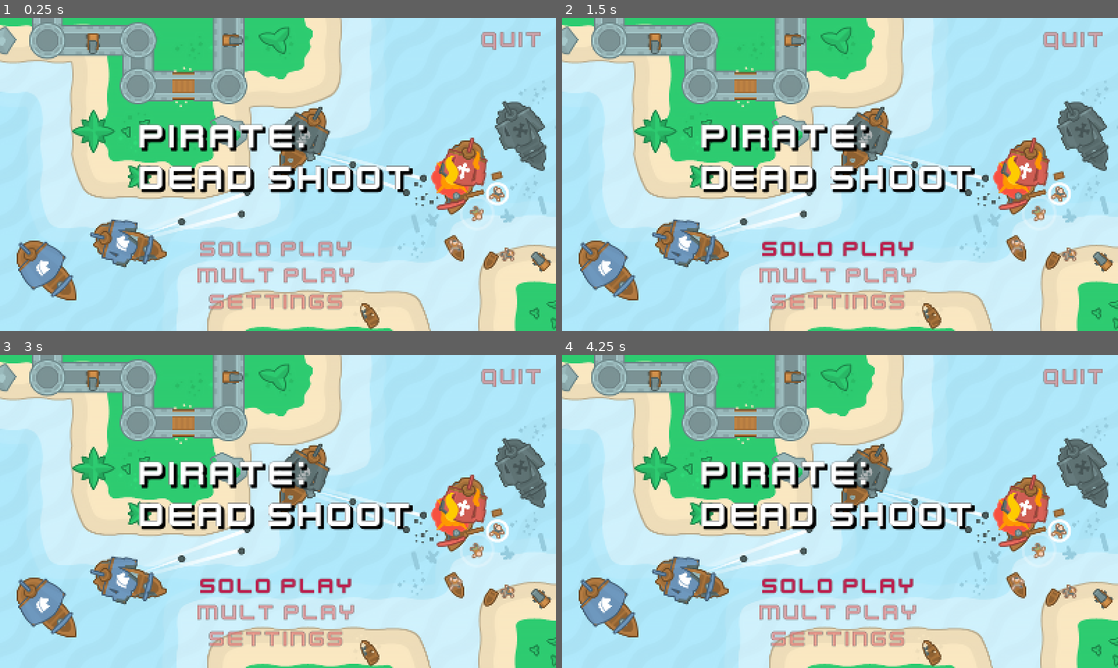
Above: before the commit, frames 1-4 (two rows, left to right).
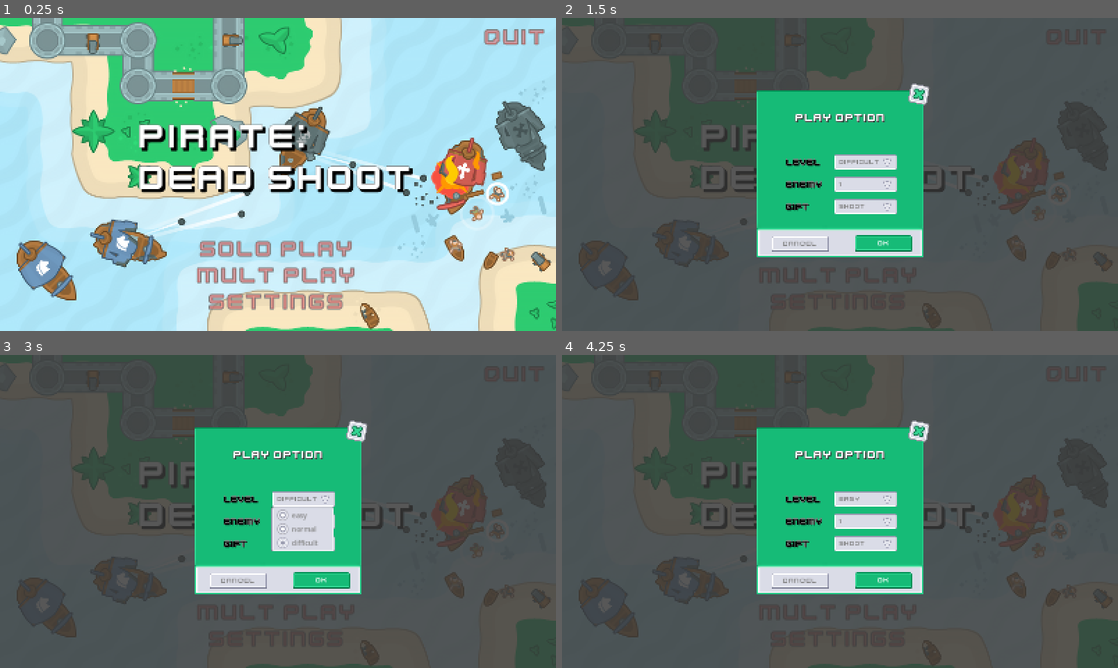
Above: after the commit, the same moments.

Repository: natsufumij-hut/albertgame-shoot
Game: Godot game, scene res://scenes/start_scene.tscn
Two runs of this game, one before a commit and one after it. Both use one fixed random seed, a clock stepped at 60 frames per second and the inputs below. The project has no main scene, so this scene is started directly.
Inputs (mouse positions are in pixels of both pictures, inside the frame that each line leads up to):
- Up to frame 1 (0.25 s): no input
- Up to frame 2 (1.5 s): click "settings" at 0.5 s; click "solo play" at 1.25 s
- Up to frame 3 (3 s): click (239, 580) at 2 s, where only the run after the commit has a clickable "cancel"; click (305, 498) at 2.75 s, where only the run after the commit has a clickable "difficult"
- Up to frame 4 (4.25 s): click (867, 520) at 3.5 s, where only the run after the commit has a clickable "1"

The runs differ from the first frame. In frame 1, 1.9% of the frame differs, in the area x 35-98%, y 3-94%; in frame 2, 99%, in the area x 0-100%, y 0-100%; in frame 3, 99%; in frame 4, 99%.

Commit message:
制作开始界面

Diff:
--- /dev/null
+++ b/controls/customs/game_button.gd
@@ -0,0 +1,23 @@
+extends Button
+
+@export var click_audio: AudioStream
+@export var hover_audio: AudioStream
+@onready var audio_stream_player: AudioStreamPlayer = $AudioStreamPlayer
+
+
+func _on_mouse_entered() -> void:
+	if hover_audio:
+		audio_stream_player.stream = hover_audio
+		audio_stream_player.play()
+
+
+func _on_button_down() -> void:
+	if click_audio:
+		audio_stream_player.stream = click_audio
+		audio_stream_player.play()
+
+
+func _on_focus_entered() -> void:
+	if hover_audio:
+		audio_stream_player.stream = hover_audio
+		audio_stream_player.play()
--- /dev/null
+++ b/controls/customs/game_button.tscn
@@ -0,0 +1,16 @@
+[gd_scene load_steps=4 format=3 uid="uid://4p60slxb4t86"]
+
+[ext_resource type="Script" uid="uid://b47vh7el730ki" path="res://controls/customs/game_button.gd" id="1_w52qj"]
+[ext_resource type="AudioStream" uid="uid://c2pm0efkj7dln" path="res://assets/audios/click3.ogg" id="2_araol"]
+[ext_resource type="AudioStream" uid="uid://bhaklpk5u2h65" path="res://assets/audios/click5.ogg" id="3_88w5n"]
+
+[node name="GameButton" type="Button"]
+script = ExtResource("1_w52qj")
+click_audio = ExtResource("2_araol")
+hover_audio = ExtResource("3_88w5n")
+
+[node name="AudioStreamPlayer" type="AudioStreamPlayer" parent="."]
+
+[connection signal="button_down" from="." to="." method="_on_button_down"]
+[connection signal="focus_entered" from="." to="." method="_on_focus_entered"]
+[connection signal="mouse_entered" from="." to="." method="_on_mouse_entered"]
--- a/resources/themes/global.tres
+++ b/resources/themes/global.tres
@@ -1,6 +1,10 @@
-[gd_resource type="Theme" load_steps=7 format=3 uid="uid://d120p7yico7r8"]
+[gd_resource type="Theme" load_steps=16 format=3 uid="uid://d120p7yico7r8"]
 
 [ext_resource type="FontFile" uid="uid://cyhfhfqcs8g0s" path="res://assets/fonts/Kenney Future.ttf" id="1_rb4rf"]
+[ext_resource type="Texture2D" uid="uid://d1e20mxvphhx" path="res://assets/images/kenney_ui-pack/Vector/Grey/button_rectangle_flat.svg" id="2_7o25s"]
+[ext_resource type="Texture2D" uid="uid://dhhads5ns2de0" path="res://assets/images/kenney_ui-pack/Vector/Grey/arrow_decorative_s_small.svg" id="2_dyisv"]
+[ext_resource type="Texture2D" uid="uid://bojfgvfj2wl47" path="res://assets/images/kenney_ui-pack/Vector/Grey/check_round_round_circle.svg" id="4_5tkca"]
+[ext_resource type="Texture2D" uid="uid://bmb36345xrthu" path="res://assets/images/kenney_ui-pack/Vector/Grey/check_round_grey_circle.svg" id="5_j5heg"]
 
 [sub_resource type="StyleBoxEmpty" id="StyleBoxEmpty_7o25s"]
 
@@ -12,6 +16,53 @@
 
 [sub_resource type="StyleBoxEmpty" id="StyleBoxEmpty_hshku"]
 
+[sub_resource type="StyleBoxTexture" id="StyleBoxTexture_dyisv"]
+content_margin_left = 15.0
+content_margin_top = 10.0
+content_margin_bottom = 10.0
+texture = ExtResource("2_7o25s")
+texture_margin_left = 6.22419
+texture_margin_top = 5.02723
+texture_margin_right = 5.50602
+texture_margin_bottom = 5.74541
+
+[sub_resource type="StyleBoxTexture" id="StyleBoxTexture_hshku"]
+content_margin_left = 15.0
+content_margin_top = 10.0
+content_margin_bottom = 10.0
+texture = ExtResource("2_7o25s")
+texture_margin_left = 6.22419
+texture_margin_top = 5.02723
+texture_margin_right = 5.50602
+texture_margin_bottom = 5.74541
+
+[sub_resource type="StyleBoxTexture" id="StyleBoxTexture_5tkca"]
+content_margin_left = 15.0
+content_margin_top = 10.0
+content_margin_bottom = 10.0
+texture = ExtResource("2_7o25s")
+texture_margin_left = 6.22419
+texture_margin_top = 5.02723
+texture_margin_right = 5.50602
+texture_margin_bottom = 5.74541
+
+[sub_resource type="StyleBoxTexture" id="StyleBoxTexture_j5heg"]
+content_margin_left = 15.0
+content_margin_top = 10.0
+content_margin_bottom = 10.0
+texture = ExtResource("2_7o25s")
+texture_margin_left = 6.22419
+texture_margin_top = 5.02723
+texture_margin_right = 5.50602
+texture_margin_bottom = 5.74541
+
+[sub_resource type="StyleBoxTexture" id="StyleBoxTexture_dkwn6"]
+texture = ExtResource("2_7o25s")
+texture_margin_left = 6.22419
+texture_margin_top = 5.02723
+texture_margin_right = 5.50602
+texture_margin_bottom = 5.74541
+
 [resource]
 Button/colors/font_color = Color(0.921569, 0.423529, 0.423529, 0.541176)
 Button/colors/font_focus_color = Color(0.728173, 0.127959, 0.30909, 1)
@@ -20,8 +71,10 @@
 Button/colors/font_outline_color = Color(0.501961, 0.501961, 0.501961, 1)
 Button/colors/font_pressed_color = Color(0.921569, 0.423529, 0.423529, 0.541176)
 Button/colors/icon_disabled_color = Color(0.329412, 0.301961, 0.321569, 0.4)
-Button/constants/icon_max_width = 24
-Button/constants/outline_size = 5
+Button/colors/icon_focus_color = Color(1, 1, 1, 1)
+Button/colors/icon_hover_color = Color(1, 1, 1, 1)
+Button/colors/icon_pressed_color = Color(1, 1, 1, 1)
+Button/constants/outline_size = 10
 Button/font_sizes/font_size = 64
 Button/fonts/font = ExtResource("1_rb4rf")
 Button/styles/disabled = SubResource("StyleBoxEmpty_7o25s")
@@ -35,5 +88,28 @@
 Label/constants/shadow_offset_x = 2
 Label/constants/shadow_offset_y = 2
 Label/constants/shadow_outline_size = 2
-Label/font_sizes/font_size = 64
+Label/font_sizes/font_size = 24
 Label/fonts/font = ExtResource("1_rb4rf")
+OptionButton/colors/font_color = Color(0.501961, 0.501961, 0.501961, 1)
+OptionButton/colors/font_focus_color = Color(0.501961, 0.501961, 0.501961, 1)
+OptionButton/colors/font_hover_color = Color(0.501961, 0.501961, 0.501961, 1)
+OptionButton/colors/font_hover_pressed_color = Color(0.501961, 0.501961, 0.501961, 1)
+OptionButton/colors/font_outline_color = Color(0, 0, 0, 0.00784314)
+OptionButton/colors/font_pressed_color = Color(0.501961, 0.501961, 0.501961, 1)
+OptionButton/constants/arrow_margin = 16
+OptionButton/font_sizes/font_size = 18
+OptionButton/icons/arrow = ExtResource("2_dyisv")
+OptionButton/styles/focus = SubResource("StyleBoxTexture_dyisv")
+OptionButton/styles/hover = SubResource("StyleBoxTexture_hshku")
+OptionButton/styles/normal = SubResource("StyleBoxTexture_5tkca")
+OptionButton/styles/pressed = SubResource("StyleBoxTexture_j5heg")
+PopupMenu/colors/font_color = Color(0.501961, 0.501961, 0.501961, 1)
+PopupMenu/constants/h_separation = 10
+PopupMenu/constants/item_end_padding = 10
+PopupMenu/constants/item_start_padding = 10
+PopupMenu/constants/v_separation = 8
+PopupMenu/font_sizes/font_size = 20
+PopupMenu/font_sizes/title_font_size = 24
+PopupMenu/icons/radio_checked = ExtResource("4_5tkca")
+PopupMenu/icons/radio_unchecked = ExtResource("5_j5heg")
+PopupMenu/styles/panel = SubResource("StyleBoxTexture_dkwn6")
--- /dev/null
+++ b/resources/themes/green_button.tres
@@ -0,0 +1,51 @@
+[gd_resource type="Theme" load_steps=9 format=3 uid="uid://doft4ah2mik0u"]
+
+[ext_resource type="FontFile" uid="uid://cyhfhfqcs8g0s" path="res://assets/fonts/Kenney Future.ttf" id="1_trfnn"]
+[ext_resource type="Texture2D" uid="uid://pu0di7ulmamo" path="res://assets/images/kenney_ui-pack/Vector/Green/button_square_depth_flat.svg" id="4_x4baq"]
+[ext_resource type="Texture2D" uid="uid://45bykeq7y2r4" path="res://assets/images/kenney_ui-pack/Vector/Green/button_square_flat.svg" id="5_finla"]
+
+[sub_resource type="StyleBoxEmpty" id="StyleBoxEmpty_trfnn"]
+
+[sub_resource type="StyleBoxTexture" id="StyleBoxTexture_x4baq"]
+texture = ExtResource("4_x4baq")
+texture_margin_left = 4.78784
+texture_margin_top = 5.02723
+texture_margin_right = 5.50602
+texture_margin_bottom = 8.61811
+
+[sub_resource type="StyleBoxTexture" id="StyleBoxTexture_finla"]
+texture = ExtResource("5_finla")
+texture_margin_left = 7.42115
+texture_margin_top = 4.06966
+texture_margin_right = 5.74541
+texture_margin_bottom = 5.9848
+
+[sub_resource type="StyleBoxTexture" id="StyleBoxTexture_ljhvi"]
+texture = ExtResource("4_x4baq")
+texture_margin_left = 4.78784
+texture_margin_top = 5.02723
+texture_margin_right = 5.50602
+texture_margin_bottom = 8.61811
+
+[sub_resource type="StyleBoxTexture" id="StyleBoxTexture_mcth7"]
+texture = ExtResource("5_finla")
+texture_margin_left = 7.42115
+texture_margin_top = 4.06966
+texture_margin_right = 5.74541
+texture_margin_bottom = 5.9848
+
+[resource]
+Button/colors/font_color = Color(1, 1, 1, 1)
+Button/colors/font_focus_color = Color(1, 1, 1, 0.898039)
+Button/colors/font_hover_color = Color(1, 1, 1, 0.898039)
+Button/colors/font_hover_pressed_color = Color(1, 1, 1, 0.898039)
+Button/colors/font_outline_color = Color(0, 0, 0, 0)
+Button/colors/font_pressed_color = Color(1, 1, 1, 0.898039)
+Button/constants/outline_size = 0
+Button/font_sizes/font_size = 20
+Button/fonts/font = ExtResource("1_trfnn")
+Button/styles/focus = SubResource("StyleBoxEmpty_trfnn")
+Button/styles/hover = SubResource("StyleBoxTexture_x4baq")
+Button/styles/hover_pressed = SubResource("StyleBoxTexture_finla")
+Button/styles/normal = SubResource("StyleBoxTexture_ljhvi")
+Button/styles/pressed = SubResource("StyleBoxTexture_mcth7")
--- /dev/null
+++ b/resources/themes/grey_button.tres
@@ -0,0 +1,51 @@
+[gd_resource type="Theme" load_steps=9 format=3 uid="uid://cur0wlwtwwe6"]
+
+[ext_resource type="FontFile" uid="uid://cyhfhfqcs8g0s" path="res://assets/fonts/Kenney Future.ttf" id="1_e3b2v"]
+[ext_resource type="Texture2D" uid="uid://dr2lo2v136rek" path="res://assets/images/kenney_ui-pack/Vector/Grey/button_square_depth_flat.svg" id="2_702lb"]
+[ext_resource type="Texture2D" uid="uid://clt2k3lfrvhhj" path="res://assets/images/kenney_ui-pack/Vector/Grey/button_square_gradient.svg" id="3_r4o5d"]
+
+[sub_resource type="StyleBoxEmpty" id="StyleBoxEmpty_e3b2v"]
+
+[sub_resource type="StyleBoxTexture" id="StyleBoxTexture_702lb"]
+texture = ExtResource("2_702lb")
+texture_margin_left = 4.78784
+texture_margin_top = 5.02723
+texture_margin_right = 5.50602
+texture_margin_bottom = 8.61811
+
+[sub_resource type="StyleBoxTexture" id="StyleBoxTexture_royqy"]
+texture = ExtResource("3_r4o5d")
+texture_margin_left = 7.42115
+texture_margin_top = 4.06966
+texture_margin_right = 5.74541
+texture_margin_bottom = 5.9848
+
+[sub_resource type="StyleBoxTexture" id="StyleBoxTexture_ljhvi"]
+texture = ExtResource("2_702lb")
+texture_margin_left = 4.78784
+texture_margin_top = 5.02723
+texture_margin_right = 5.50602
+texture_margin_bottom = 8.61811
+
+[sub_resource type="StyleBoxTexture" id="StyleBoxTexture_mcth7"]
+texture = ExtResource("3_r4o5d")
+texture_margin_left = 7.42115
+texture_margin_top = 4.06966
+texture_margin_right = 5.74541
+texture_margin_bottom = 5.9848
+
+[resource]
+Button/colors/font_color = Color(0.501961, 0.501961, 0.501961, 1)
+Button/colors/font_focus_color = Color(0.501961, 0.501961, 0.501961, 1)
+Button/colors/font_hover_color = Color(0.501961, 0.501961, 0.501961, 0.819608)
+Button/colors/font_hover_pressed_color = Color(0.501961, 0.501961, 0.501961, 0.819608)
+Button/colors/font_outline_color = Color(0, 0, 0, 0)
+Button/colors/font_pressed_color = Color(0.501961, 0.501961, 0.501961, 0.819608)
+Button/constants/outline_size = 0
+Button/font_sizes/font_size = 20
+Button/fonts/font = ExtResource("1_e3b2v")
+Button/styles/focus = SubResource("StyleBoxEmpty_e3b2v")
+Button/styles/hover = SubResource("StyleBoxTexture_702lb")
+Button/styles/hover_pressed = SubResource("StyleBoxTexture_royqy")
+Button/styles/normal = SubResource("StyleBoxTexture_ljhvi")
+Button/styles/pressed = SubResource("StyleBoxTexture_mcth7")
--- /dev/null
+++ b/scenes/start_scene.gd
@@ -0,0 +1,14 @@
+extends Node2D
+
+@onready var solo_option: Control = $HUD/SoloOption
+
+func _on_solo_pressed() -> void:
+	solo_option.show()
+
+
+func _on_solo_close_pressed() -> void:
+	solo_option.hide()
+
+
+func _on_quit_pressed() -> void:
+	get_tree().quit()
--- a/scenes/start_scene.tscn
+++ b/scenes/start_scene.tscn
@@ -1,20 +1,38 @@
-[gd_scene load_steps=2 format=3 uid="uid://cno8k56lsoxmv"]
-
+[gd_scene load_steps=9 format=3 uid="uid://cno8k56lsoxmv"]
+
+[ext_resource type="Script" uid="uid://0407tkruj7qv" path="res://scenes/start_scene.gd" id="1_2525w"]
 [ext_resource type="Texture2D" uid="uid://b4oqct0labn0i" path="res://assets/images/Sample.png" id="1_cokmr"]
+[ext_resource type="PackedScene" uid="uid://4p60slxb4t86" path="res://controls/customs/game_button.tscn" id="2_3tgnh"]
+[ext_resource type="Texture2D" uid="uid://cjwauslosg52h" path="res://assets/images/kenney_ui-pack/Vector/Green/button_square_border.svg" id="3_i331m"]
+[ext_resource type="Texture2D" uid="uid://45bykeq7y2r4" path="res://assets/images/kenney_ui-pack/Vector/Green/button_square_flat.svg" id="4_0kdh5"]
+[ext_resource type="Theme" uid="uid://cur0wlwtwwe6" path="res://resources/themes/grey_button.tres" id="4_sg87u"]
+[ext_resource type="Texture2D" uid="uid://c1qyvxlome3x" path="res://assets/images/kenney_ui-pack/Vector/Green/check_square_grey_cross.svg" id="5_0kdh5"]
+[ext_resource type="Theme" uid="uid://doft4ah2mik0u" path="res://resources/themes/green_button.tres" id="5_2l3yw"]
 
 [node name="StartScene" type="Node2D"]
+script = ExtResource("1_2525w")
 
 [node name="HUD" type="CanvasLayer" parent="."]
 
-[node name="TextureRect" type="TextureRect" parent="HUD"]
+[node name="Titled" type="Control" parent="HUD"]
+layout_mode = 3
 anchors_preset = 15
 anchor_right = 1.0
 anchor_bottom = 1.0
 grow_horizontal = 2
 grow_vertical = 2
+
+[node name="TextureRect" type="TextureRect" parent="HUD/Titled"]
+layout_mode = 1
+anchors_preset = 15
+anchor_right = 1.0
+anchor_bottom = 1.0
+grow_horizontal = 2
+grow_vertical = 2
 texture = ExtResource("1_cokmr")
 
-[node name="Title" type="Label" parent="HUD"]
+[node name="Title" type="Label" parent="HUD/Titled"]
+layout_mode = 1
 anchors_preset = 8
 anchor_left = 0.5
 anchor_top = 0.5
@@ -33,7 +51,8 @@
 text = "PIRATE:
 DEAD SHOOT"
 
-[node name="Menu" type="VBoxContainer" parent="HUD"]
+[node name="Menu" type="VBoxContainer" parent="HUD/Titled"]
+layout_mode = 1
 anchors_preset = 7
 anchor_left = 0.5
 anchor_top = 1.0
@@ -44,35 +63,240 @@
 offset_right = 270.0
 grow_horizontal = 2
 grow_vertical = 0
-focus_next = NodePath("../Quit")
-
-[node name="Solo" type="Button" parent="HUD/Menu"]
+
+[node name="Solo" parent="HUD/Titled/Menu" instance=ExtResource("2_3tgnh")]
 layout_mode = 2
 focus_neighbor_top = NodePath("../../Quit")
 focus_neighbor_bottom = NodePath("../Multi")
 text = "solo play"
 
-[node name="Multi" type="Button" parent="HUD/Menu"]
+[node name="Multi" parent="HUD/Titled/Menu" instance=ExtResource("2_3tgnh")]
 layout_mode = 2
 focus_neighbor_top = NodePath("../Solo")
 focus_neighbor_bottom = NodePath("../Setting")
 text = "mult play"
 
-[node name="Setting" type="Button" parent="HUD/Menu"]
+[node name="Setting" parent="HUD/Titled/Menu" instance=ExtResource("2_3tgnh")]
 layout_mode = 2
 focus_neighbor_top = NodePath("../Multi")
 focus_neighbor_bottom = NodePath("../../Quit")
 text = "settings"
 
-[node name="Quit" type="Button" parent="HUD"]
+[node name="Quit" parent="HUD/Titled" instance=ExtResource("2_3tgnh")]
+layout_mode = 1
 anchors_preset = 1
 anchor_left = 1.0
 anchor_right = 1.0
-offset_left = -213.0
-offset_top = 26.0
-offset_right = -32.0
-offset_bottom = 98.0
+offset_left = -204.0
+offset_top = 19.0
+offset_right = -23.0
+offset_bottom = 91.0
 grow_horizontal = 0
 focus_neighbor_top = NodePath("../Menu/Setting")
 focus_neighbor_bottom = NodePath("../Menu/Solo")
-text = "quit"
+text = "QUIT"
+
+[node name="SoloOption" type="Control" parent="HUD"]
+visible = false
+layout_mode = 3
+anchors_preset = 15
+anchor_right = 1.0
+anchor_bottom = 1.0
+grow_horizontal = 2
+grow_vertical = 2
+
+[node name="ColorRect" type="ColorRect" parent="HUD/SoloOption"]
+layout_mode = 1
+anchors_preset = 15
+anchor_right = 1.0
+anchor_bottom = 1.0
+grow_horizontal = 2
+grow_vertical = 2
+color = Color(0.219608, 0.219608, 0.219608, 0.843137)
+
+[node name="Option" type="Control" parent="HUD/SoloOption"]
+custom_minimum_size = Vector2(483, 480)
+layout_mode = 1
+anchors_preset = 8
+anchor_left = 0.5
+anchor_top = 0.5
+anchor_right = 0.5
+anchor_bottom = 0.5
+offset_left = -241.5
+offset_top = -240.0
+offset_right = 241.5
+offset_bottom = 240.0
+grow_horizontal = 2
+grow_vertical = 2
+
+[node name="Panel2" type="NinePatchRect" parent="HUD/SoloOption/Option"]
+custom_minimum_size = Vector2(0, 86)
+layout_mode = 1
+anchors_preset = 12
+anchor_top = 1.0
+anchor_right = 1.0
+anchor_bottom = 1.0
+offset_top = -16.0
+grow_horizontal = 2
+grow_vertical = 0
+texture = ExtResource("3_i331m")
+region_rect = Rect2(0, 0.162224, 64, 63.8378)
+patch_margin_left = 8
+patch_margin_top = 8
+patch_margin_right = 8
+patch_margin_bottom = 8
+
+[node name="cancel" parent="HUD/SoloOption/Option/Panel2" instance=ExtResource("2_3tgnh")]
+layout_mode = 0
+offset_left = 44.0
+offset_top = 23.0
+offset_right = 208.0
+offset_bottom = 70.0
+theme = ExtResource("4_sg87u")
+text = "cancel"
+
+[node name="ok" parent="HUD/SoloOption/Option/Panel2" instance=ExtResource("2_3tgnh")]
+layout_mode = 1
+offset_left = 283.5
+offset_top = 22.0
+offset_right = 447.5
+offset_bottom = 69.0
+theme = ExtResource("5_2l3yw")
+text = "ok"
+
+[node name="Panel1" type="NinePatchRect" parent="HUD/SoloOption/Option"]
+custom_minimum_size = Vector2(483, 400)
+layout_mode = 1
+anchors_preset = 8
+anchor_left = 0.5
+anchor_top = 0.5
+anchor_right = 0.5
+anchor_bottom = 0.5
+offset_left = -241.5
+offset_top = -240.0
+offset_right = 241.5
+offset_bottom = 157.0
+grow_horizontal = 2
+grow_vertical = 2
+texture = ExtResource("4_0kdh5")
+region_rect = Rect2(0, 0.162224, 64, 63.8378)
+patch_margin_left = 5
+patch_margin_top = 5
+patch_margin_right = 5
+patch_margin_bottom = 4
+
+[node name="tit" type="Label" parent="HUD/SoloOption/Option/Panel1"]
+layout_mode = 1
+anchors_preset = 5
+anchor_left = 0.5
+anchor_right = 0.5
+offset_left = -129.0
+offset_top = 59.5
+offset_right = 132.0
+offset_bottom = 95.5
+grow_horizontal = 2
+theme_override_font_sizes/font_size = 32
+text = "play option"
+
+[node name="items" type="VBoxContainer" parent="HUD/SoloOption/Option/Panel1"]
+custom_minimum_size = Vector2(319, 72)
+layout_mode = 1
+anchors_preset = 7
+anchor_left = 0.5
+anchor_top = 1.0
+anchor_right = 0.5
+anchor_bottom = 1.0
+offset_left = -156.0
+offset_top = -216.5
+offset_right = 163.0
+offset_bottom = -44.5
+grow_horizontal = 2
+grow_vertical = 0
+theme_override_constants/separation = 20
+
+[node name="itemlevel" type="HBoxContainer" parent="HUD/SoloOption/Option/Panel1/items"]
+layout_mode = 2
+
+[node name="Label" type="Label" parent="HUD/SoloOption/Option/Panel1/items/itemlevel"]
+layout_mode = 2
+theme_override_colors/font_color = Color(0, 0, 0, 1)
+theme_override_font_sizes/font_size = 24
+text = "level"
+
+[node name="level" type="OptionButton" parent="HUD/SoloOption/Option/Panel1/items/itemlevel"]
+custom_minimum_size = Vector2(181, 0)
+layout_mode = 2
+size_flags_horizontal = 10
+selected = 2
+item_count = 3
+popup/item_0/text = "easy"
+popup/item_0/id = 0
+popup/item_1/text = "normal"
+popup/item_1/id = 1
+popup/item_2/text = "difficult"
+popup/item_2/id = 2
+
+[node name="itemlevel2" type="HBoxContainer" parent="HUD/SoloOption/Option/Panel1/items"]
+layout_mode = 2
+
+[node name="Label" type="Label" parent="HUD/SoloOption/Option/Panel1/items/itemlevel2"]
+layout_mode = 2
+theme_override_colors/font_color = Color(0, 0, 0, 1)
+theme_override_font_sizes/font_size = 24
+text = "enemy"
+
+[node name="level" type="OptionButton" parent="HUD/SoloOption/Option/Panel1/items/itemlevel2"]
+custom_minimum_size = Vector2(181, 0)
+layout_mode = 2
+size_flags_horizontal = 10
+selected = 0
+item_count = 4
+popup/item_0/text = "1"
+popup/item_0/id = 0
+popup/item_1/text = "2"
+popup/item_1/id = 1
+popup/item_2/text = "3"
+popup/item_2/id = 2
+popup/item_3/text = "4"
+popup/item_3/id = 3
+
+[node name="itemlevel3" type="HBoxContainer" parent="HUD/SoloOption/Option/Panel1/items"]
+layout_mode = 2
+
+[node name="Label" type="Label" parent="HUD/SoloOption/Option/Panel1/items/itemlevel3"]
+layout_mode = 2
+theme_override_colors/font_color = Color(0, 0, 0, 1)
+theme_override_font_sizes/font_size = 24
+text = "gift"
+
+[node name="level" type="OptionButton" parent="HUD/SoloOption/Option/Panel1/items/itemlevel3"]
+custom_minimum_size = Vector2(181, 0)
+layout_mode = 2
+size_flags_horizontal = 10
+selected = 0
+item_count = 3
+popup/item_0/text = "shoot"
+popup/item_0/id = 0
+popup/item_1/text = "heal"
+popup/item_1/id = 1
+popup/item_2/text = "lucky"
+popup/item_2/id = 2
+
+[node name="SoloClose" parent="HUD/SoloOption/Option" instance=ExtResource("2_3tgnh")]
+layout_mode = 1
+anchors_preset = 1
+anchor_left = 1.0
+anchor_right = 1.0
+offset_left = -36.5
+offset_top = -23.0
+offset_right = 18.5
+offset_bottom = 32.0
+grow_horizontal = 0
+rotation = 0.197222
+icon = ExtResource("5_0kdh5")
+icon_alignment = 1
+expand_icon = true
+
+[connection signal="pressed" from="HUD/Titled/Menu/Solo" to="." method="_on_solo_pressed"]
+[connection signal="pressed" from="HUD/Titled/Quit" to="." method="_on_quit_pressed"]
+[connection signal="pressed" from="HUD/SoloOption/Option/SoloClose" to="." method="_on_solo_close_pressed"]
Not shown, added: controls/customs/game_button.gd.uid
Not shown, added: scenes/start_scene.gd.uid
